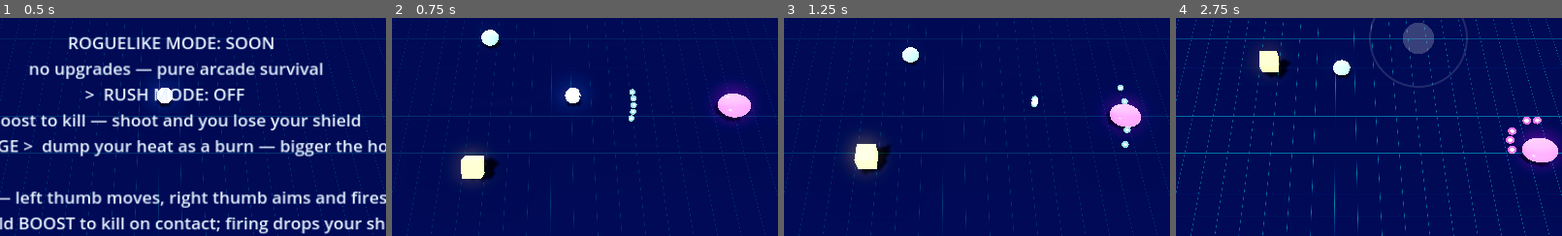
Above: before the commit, frames 1-4 (left to right).
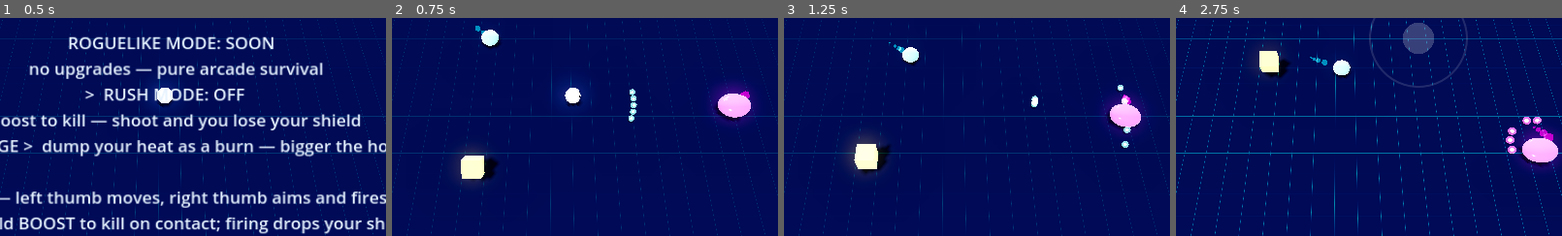
Above: after the commit, the same moments.

Repository: mbace1/toko-drop-godot
Game: Godot game, scene res://scenes/main.tscn
Two runs of this game, one before a commit and one after it. Both use one fixed random seed, a clock stepped at 60 frames per second and the inputs below.
Inputs (mouse positions are % of the whole screen's width and height, from its top left):
- Up to frame 1 (0.5 s): no input
- Up to frame 2 (0.75 s): tap Enter at 0.5 s; move the mouse to (72, 45) at 0.52 s; press the mouse at (72, 45) at 0.53 s; hold D (move_right) from 0.53 s (still down)
- Up to frame 3 (1.25 s): keep holding D (move_right)
- Up to frame 4 (2.75 s): release D (move_right) at 1.25 s; release the mouse at (72, 45) at 1.25 s; drag from (30, 55) to (45, 70) at 1.27 s; move the mouse to (60, 28) at 2.02 s; press the mouse at (60, 28) at 2.03 s; hold D (move_right) from 2.03 s (still down)
The pictures show only the part of the screen within x 29-79%, y 23-73%; the shares and areas given below are measured in that part.

Frame 1 is identical in both runs. In frame 2, 0.1% of the frame differs, in the area x 21-93%, y 3-39%; in frame 3, 0.1%; in frame 4, 0.2%, in the area x 34-98%, y 17-57%.

Commit message:
Parity: motion trails, poison ground, SLUDGE_CUBE and SPLITTA
Motion trails were the biggest remaining gap the side-by-side found, and they
are a readability feature rather than decoration: they are most of why the
browser swarm reads as FLOWING instead of as a set of independently
teleporting dots. Ported from main.js's TrailPool as one MultiMesh for the
whole swarm — cadence and size per species from enemy.js's TRAIL_CFG, and a
species absent from that table leaves none. Ghosts spawn one body-radius
BEHIND the mover along its velocity (main.js v100); at the body's own
position they are simply hidden inside it. Velocity is measured rather than
declared, because every species moves itself differently and none of them
report one.

Two wave-3 species, both of which needed new machinery:

SLUDGE_CUBE lays a poison patch every 0.5s that lives 8 seconds. That gap is
the whole species: a dead SLUDGE is still shaping where you can stand long
after it is gone. PoisonField is its own node rather than living inside the
enemy for exactly that reason, and it owns one shared damage tick so standing
in three overlapping patches is a bad place to stand, not instant death.

SPLITTA's death is a spawn — three GLOBBOs, per enemy.js's _childType /
_childCount. It visibly CARRIES two child domes beforehand (PORT_BRIEF Part
2), so the rule is learnable by looking rather than by dying to it, and the
children join the LIVE list so a wave is not clear until they are handled.
The child-spawning path is shared, which makes REDD_CUBE and PURP_CUBE cheap.

One thing only the capture caught: poison patches were additive, and since
SLUDGE lays one every half second while walking, they compounded into a
blown-out white blob that read as an explosion. Mixed and dimmed, they now
read as what they are — a visible path of fouled ground behind the thing.

Smoke test 136 -> 155 checks; boots clean.

Co-Authored-By: Claude Sonnet 5 <noreply@anthropic.com>
Claude-Session: https://claude.ai/code/session_01YVYCthnnpMWQ6WawyhARue

Diff:
--- a/scripts/enemy.gd
+++ b/scripts/enemy.gd
@@ -31,6 +31,14 @@
 var speed := 2.5
 var color := Color(0.0, 0.8, 0.67)
 
+## Per-species motion-trail signature, from enemy.js's TRAIL_CFG (v36):
+## interval is the cadence, size multiplies the body radius. Dangerous or fast
+## species leave bolder streaks; a species absent from that table leaves none,
+## which is why `trail_interval` defaults to 0.
+var trail_interval := 0.0
+var trail_size := 0.45
+
+var trails: TrailPool       # set by WaveDirector; may be null
 var target: Node3D          # the player — chasers steer toward this
 var bullets: BulletPool     # set by WaveDirector; null for melee-only types
 var half_x := 9.0
@@ -57,6 +65,9 @@
 ## 1.0 dithers pixels away and speckles the body with visible static. Alpha is
 ## only for bodies on their way OUT (the death pop, the i-frame flicker).
 var _base_alpha := 1.0
+var _trail_t := 0.0
+var _vel := Vector2.ZERO     # measured, not declared — every species moves itself
+var _prev_pos := Vector2.ZERO
 var _t := 0.0                # free-running clock, also drives the gel ripple
 var _fire_t := 0.0           # counts UP toward fire_interval (enemy.js `_t`)
 var _telegraph_t := 0.0      # counts DOWN through the wind-up
@@ -171,6 +182,7 @@
 ## telegraph inflate) to mesh.scale.
 func _update_common(delta: float) -> void:
 	_t += delta
+	_emit_trail(delta)
 	if _hit_wobble > 0.0:
 		_hit_wobble = maxf(0.0, _hit_wobble - HIT_WOBBLE_DECAY * delta)
 
@@ -185,6 +197,32 @@
 
 	mat.set_shader_parameter("wobble_time", _t)
 	mat.set_shader_parameter("hit_wobble", _hit_wobble)
+
+## Measures this body's own velocity and drops a ghost behind it on the
+## species' cadence. Velocity is measured rather than declared because every
+## species moves itself differently (flops, pounces, spirals) and none of them
+## report a velocity.
+##
+## The ghost spawns ONE BODY-RADIUS BEHIND the mover (main.js v100) — at the
+## body's own position it is simply hidden inside it.
+func _emit_trail(delta: float) -> void:
+	var here := Vector2(position.x, position.z)
+	if delta > 0.0:
+		_vel = (here - _prev_pos) / delta
+	_prev_pos = here
+
+	if trails == null or trail_interval <= 0.0 or not alive:
+		return
+	_trail_t -= delta
+	if _trail_t > 0.0:
+		return
+	_trail_t = trail_interval
+	var speed_now := _vel.length()
+	if speed_now < 0.05:
+		return                      # a body standing still leaves no streak
+	var back := _vel / speed_now * radius * 1.1
+	trails.spawn(position.x - back.x, radius * 0.9, position.z - back.y,
+		color, radius * trail_size)
 
 ## Shared "hold your ground at arm's length" motion for the HOLDER archetype
 ## (TUNING.movement.roles.HOLDER). Closes when further than want+band, backs
--- a/scripts/fanner.gd
+++ b/scripts/fanner.gd
@@ -35,6 +35,8 @@
 	setup(Color(1.0, 0.0, 0.667), 0.75, 1.4, 3, false)
 	bullet_color = Color(1.0, 0.4, 0.8)
 	fire_interval = 1.5
+	trail_interval = 0.09   # enemy.js TRAIL_CFG
+	trail_size = 0.45
 	revenge_dialect = Revenge.FAN     # TUNING.revenge.byType: FANNER -> FAN
 	_strafe_dir = 1.0 if randf() < 0.5 else -1.0
 	_strafe_timer = 2.5 + randf()
--- a/scripts/globbo.gd
+++ b/scripts/globbo.gd
@@ -39,6 +39,8 @@
 
 func init() -> void:
 	setup(Color(0.0, 0.8, 0.667), 0.55, 2.8, 1, false)
+	trail_interval = 0.08   # enemy.js TRAIL_CFG
+	trail_size = 0.45
 	_phase = randf() * TAU
 	_pounce_t = 1.6 + randf() * 1.4
 
--- a/scripts/main.gd
+++ b/scripts/main.gd
@@ -51,6 +51,8 @@
 
 var player: Player
 var bullets: BulletPool
+var trails: TrailPool
+var poison: PoisonField
 var waves: WaveDirector
 var input_mgr: InputManager
 var camera: Camera3D
@@ -79,6 +81,14 @@
 	add_child(bullets)
 	bullets.build()
 
+	trails = TrailPool.new()
+	add_child(trails)
+	trails.build()
+
+	poison = PoisonField.new()
+	add_child(poison)
+	poison.build()
+
 	var enemies_root := Node3D.new()
 	enemies_root.name = "Enemies"
 	add_child(enemies_root)
@@ -89,6 +99,8 @@
 	waves.half_z = HALF_Z
 	waves.target = player
 	waves.bullets = bullets
+	waves.trails = trails
+	waves.poison = poison
 	waves.enemies_root = enemies_root
 	waves.wave_cleared.connect(_on_wave_cleared)
 
@@ -367,6 +379,12 @@
 
 	player.update(delta, move, aim, bullets, HALF_X, HALF_Z)
 	bullets.update(delta, maxf(HALF_X, HALF_Z))
+	trails.update(delta)
+	poison.update(delta)
+	# Standing in sludge costs you, long after the body that laid it died.
+	if player.alive and not player.invincible \
+			and poison.damages_at(player.position.x, player.position.z):
+		_damage_player()
 	waves.update(delta)
 
 	# Player bullets vs. enemies.
@@ -475,6 +493,8 @@
 	player.reset()
 	waves.clear()
 	bullets.clear()
+	trails.clear()
+	poison.clear()
 	waves.start_wave()
 	_msg_label.hide()
 
--- /dev/null
+++ b/scripts/poison_field.gd
@@ -0,0 +1,131 @@
+## poison_field.gd — the lingering patches SLUDGE_CUBE leaves behind.
+##
+## The browser build draws these as flat additive decals that fade over their
+## life (`TUNING.fx.poisonLife` 8s). Same idea here: one MultiMesh of flat
+## discs just above the floor, so a whole floor's worth of patches costs one
+## draw call.
+##
+## They are a GAMEPLAY object, not decoration — `damages_at()` is what makes
+## a dead SLUDGE still shape where you can stand. Kept as its own node rather
+## than living inside SludgeCube so the patches outlive the body that made
+## them, which is the entire point of an 8-second life on a 2-HP enemy.
+class_name PoisonField
+extends Node3D
+
+const LIFE := 8.0               # TUNING.fx.poisonLife
+const POOL_SIZE := 64
+const TICK := 0.6               # seconds between damage ticks on one player
+
+var _x := PackedFloat32Array()
+var _z := PackedFloat32Array()
+var _r := PackedFloat32Array()
+var _life := PackedFloat32Array()
+var _count := 0
+var _mm: MultiMeshInstance3D
+var _built := false
+var _tick_t := 0.0
+
+func _ready() -> void:
+	build()
+
+func build() -> void:
+	if _built:
+		return
+	_built = true
+	_x.resize(POOL_SIZE); _z.resize(POOL_SIZE)
+	_r.resize(POOL_SIZE); _life.resize(POOL_SIZE)
+
+	var m := CylinderMesh.new()
+	m.top_radius = 1.0
+	m.bottom_radius = 1.0
+	m.height = 0.02
+	m.radial_segments = 16
+
+	var mat := StandardMaterial3D.new()
+	mat.shading_mode = BaseMaterial3D.SHADING_MODE_UNSHADED
+	mat.transparency = BaseMaterial3D.TRANSPARENCY_ALPHA
+	# MIX, not ADD. SLUDGE lays a patch every 0.5s while it walks, so patches
+	# overlap constantly; additively they compounded into one blown-out white
+	# blob that read as an explosion rather than as ground you should avoid.
+	mat.blend_mode = BaseMaterial3D.BLEND_MODE_MIX
+	mat.vertex_color_use_as_albedo = true
+	mat.albedo_color = Color(1, 1, 1, 1.0)
+
+	var mm := MultiMesh.new()
+	mm.transform_format = MultiMesh.TRANSFORM_3D
+	mm.use_colors = true
+	mm.instance_count = POOL_SIZE
+	mm.visible_instance_count = 0
+	mm.mesh = m
+
+	_mm = MultiMeshInstance3D.new()
+	_mm.multimesh = mm
+	_mm.material_override = mat
+	_mm.cast_shadow = GeometryInstance3D.SHADOW_CASTING_SETTING_OFF
+	_mm.gi_mode = GeometryInstance3D.GI_MODE_DISABLED
+	add_child(_mm)
+
+func add(x: float, z: float, r: float) -> void:
+	var i := _count
+	if _count < POOL_SIZE:
+		_count += 1
+	else:
+		var worst := 0
+		var worst_life := INF
+		for k in POOL_SIZE:
+			if _life[k] < worst_life:
+				worst_life = _life[k]
+				worst = k
+		i = worst
+	_x[i] = x; _z[i] = z; _r[i] = r
+	_life[i] = LIFE
+
+func update(delta: float) -> void:
+	if not _built:
+		return
+	if _tick_t > 0.0:
+		_tick_t -= delta
+	var n := 0
+	for i in _count:
+		if _life[i] <= 0.0:
+			continue
+		_life[i] -= delta
+		if _life[i] <= 0.0:
+			continue
+		var f: float = _life[i] / LIFE
+		var xf := Transform3D(
+			Basis().scaled(Vector3(_r[i], 1.0, _r[i])),
+			Vector3(_x[i], 0.03, _z[i]))
+		_mm.multimesh.set_instance_transform(n, xf)
+		# Sickly green, fading as the patch dies. Alpha stays low so a stack of
+		# patches darkens the floor rather than erasing it.
+		_mm.multimesh.set_instance_color(n, Color(0.40, 0.80, 0.10, f * 0.34))
+		n += 1
+	_mm.multimesh.visible_instance_count = n
+	if n == 0:
+		_count = 0
+
+## True if the point is standing in poison AND this field is due a tick. The
+## cooldown lives here rather than on the player so that standing in three
+## overlapping patches is not three times the damage — it is a bad place to
+## stand, not an instant death.
+func damages_at(x: float, z: float) -> bool:
+	if _tick_t > 0.0:
+		return false
+	for i in _count:
+		if _life[i] <= 0.0:
+			continue
+		var dx := x - _x[i]
+		var dz := z - _z[i]
+		if dx * dx + dz * dz < _r[i] * _r[i]:
+			_tick_t = TICK
+			return true
+	return false
+
+func clear() -> void:
+	for i in POOL_SIZE:
+		_life[i] = 0.0
+	_count = 0
+	_tick_t = 0.0
+	if _built:
+		_mm.multimesh.visible_instance_count = 0
--- /dev/null
+++ b/scripts/sludge_cube.gd
@@ -0,0 +1,37 @@
+## sludge_cube.gd
+##
+## SLUDGE CUBE — the slow one that makes the floor worse. It ploughs rather
+## than dodges (MASS in TUNING.movement.byType) and leaves a poison patch
+## behind it that lingers long after the body has gone.
+##
+## Stats from enemy.js's CFG table (line 494):
+##   color 0xaaee00, radius 0.65, speed 0.75, hp 2
+##
+## Cadence from TUNING.fx: `poisonInterval` 0.5, `poisonLife` 8. That eight
+## seconds is the point — the patch outlives the enemy by a long way, so a
+## SLUDGE that is already dead is still shaping where you can go.
+class_name SludgeCube
+extends YelaCube
+
+const POISON_INTERVAL := 0.5    # TUNING.fx.poisonInterval
+const POISON_RADIUS := 1.15
+
+var poison: PoisonField         # set by WaveDirector
+var _poison_t := 0.0
+
+func init() -> void:
+	setup(Color(0.667, 0.933, 0.0), 0.65, 0.75, 2, true)
+	trail_interval = 0.0        # not in TRAIL_CFG — it is slow, and it leaves a patch instead
+	revenge_dialect = Revenge.RING
+	_pick_dir()
+
+func update(delta: float) -> void:
+	super.update(delta)
+	if not alive:
+		return
+	if poison == null:
+		return
+	_poison_t -= delta
+	if _poison_t <= 0.0:
+		_poison_t = POISON_INTERVAL
+		poison.add(position.x, position.z, POISON_RADIUS)
--- a/scripts/spittor.gd
+++ b/scripts/spittor.gd
@@ -29,6 +29,8 @@
 	setup(Color(1.0, 0.333, 0.2), 0.9, 1.6, 3, false)
 	bullet_color = Color(1.0, 0.467, 0.333)
 	fire_interval = 2.2
+	trail_interval = 0.11   # enemy.js TRAIL_CFG (mostly stationary, so sparse)
+	trail_size = 0.40
 	revenge_dialect = Revenge.AIMED   # TUNING.revenge.byType: SPITTOR -> AIMED
 	# Longer in Z — the snout (TUNING.blob.shapes.SPITTOR {x:1.02,y:0.78,z:1.26}).
 	base_shape = Vector3(1.02, 0.78, 1.26)
--- /dev/null
+++ b/scripts/splitta.gd
@@ -0,0 +1,78 @@
+## splitta.gd
+##
+## SPLITTA — a big slow blob that is really three small fast ones. Killing it
+## does not clear the space it occupied; it fills it.
+##
+## Stats from enemy.js's CFG table (line 490):
+##   color 0x88ff22, radius 1.1, speed 1.0, hp 5
+##
+## Movement is the SCHOOL archetype's simple approach (enemy.js's SPLITTA case
+## just closes on the player and stops at 1.2). The interest is entirely in the
+## death: `_childType = GLOBBO`, `_childCount = 3` — *"always splits into 3
+## small blobs (v99)"*.
+##
+## TOKO_DROP_PORT_BRIEF.md Part 2 asks for the split to be **visible before it
+## happens**: "two child dome meshes (same material) embedded at (±0.6, 0.42,
+## 0.15) local, scale 0.42". A body that suddenly becomes three bodies with no
+## warning is a rule you learn by dying to it; carrying the children where you
+## can see them makes it a rule you learn by looking.
+class_name Splitta
+extends Enemy
+
+const CHILD_COUNT := 3        # enemy.js: "always splits into 3 small blobs"
+const STOP_DIST := 1.2
+const CHILD_SCATTER := 1.5    # how far the children are thrown on the split
+
+## Read by WaveDirector after this body dies, so it can place the children.
+var wants_children := false
+
+func init() -> void:
+	setup(Color(0.533, 1.0, 0.133), 1.1, 1.0, 5, false)
+	trail_interval = 0.07     # enemy.js TRAIL_CFG
+	trail_size = 0.60
+	revenge_dialect = Revenge.RING
+	_add_child_domes()
+
+## The tell: two smaller domes riding on the body, in the same material, so the
+## split reads before it happens.
+func _add_child_domes() -> void:
+	for side in [-1.0, 1.0]:
+		var sm := SphereMesh.new()
+		sm.radius = radius
+		sm.height = radius * 2.0
+		sm.radial_segments = 16
+		sm.rings = 10
+		var mi := MeshInstance3D.new()
+		mi.mesh = sm
+		mi.material_override = mat        # shares the parent's gel material
+		mi.scale = Vector3.ONE * 0.42
+		mi.position = Vector3(side * 0.6, 0.42, 0.15)
+		mesh.add_child(mi)
+
+func update(delta: float) -> void:
+	_update_common(delta)
+	if not alive or target == null:
+		return
+	var dx := target.position.x - position.x
+	var dz := target.position.z - position.z
+	var dist := Vector2(dx, dz).length()
+	if dist > STOP_DIST:
+		position.x += (dx / dist) * speed * delta
+		position.z += (dz / dist) * speed * delta
+		_clamp_to_arena()
+
+func die() -> void:
+	wants_children = true
+	super.die()
+
+## Where the three children should land, spread around where the parent fell.
+func child_positions() -> Array[Vector3]:
+	var out: Array[Vector3] = []
+	var a0 := randf() * TAU
+	for i in CHILD_COUNT:
+		var a := a0 + (float(i) / float(CHILD_COUNT)) * TAU
+		out.append(Vector3(
+			position.x + cos(a) * CHILD_SCATTER,
+			0.0,
+			position.z + sin(a) * CHILD_SCATTER))
+	return out
--- /dev/null
+++ b/scripts/trail_pool.gd
@@ -0,0 +1,120 @@
+## trail_pool.gd — the swarm's motion trails.
+##
+## Port of main.js's `TrailPool` (v36/v100): pooled ghost spheres dropped
+## behind every moving body, shrinking to nothing over 0.45s. Rendered as one
+## MultiMesh, the same way BulletPool draws its field, so a full swarm's worth
+## of afterimages is a single draw call.
+##
+## This is a readability feature more than a decoration. It is most of why the
+## browser swarm reads as *flowing* rather than as a set of independently
+## teleporting dots — you can see where a body has been, which is how you
+## predict where it is going.
+##
+## Two details from the source that are easy to get wrong:
+##  - the ghost spawns ONE BODY-RADIUS BEHIND the mover along its velocity
+##    (v100), because at the mover's own position it is hidden inside the body
+##  - the fade is a shrink to zero, not an alpha ramp
+class_name TrailPool
+extends Node3D
+
+const POOL_SIZE := 220
+const LIFE := 0.45
+
+var _x := PackedFloat32Array()
+var _y := PackedFloat32Array()
+var _z := PackedFloat32Array()
+var _life := PackedFloat32Array()
+var _size := PackedFloat32Array()
+var _col: Array[Color] = []
+var _live := 0
+
+var _mm: MultiMeshInstance3D
+var _built := false
+
+func _ready() -> void:
+	build()
+
+func build() -> void:
+	if _built:
+		return
+	_built = true
+
+	_x.resize(POOL_SIZE); _y.resize(POOL_SIZE); _z.resize(POOL_SIZE)
+	_life.resize(POOL_SIZE); _size.resize(POOL_SIZE)
+	_col.resize(POOL_SIZE)
+
+	# SphereGeometry(1, 5, 3) in the source — deliberately coarse; these are
+	# blurred afterimages, not bodies.
+	var m := SphereMesh.new()
+	m.radius = 1.0
+	m.height = 2.0
+	m.radial_segments = 6
+	m.rings = 3
+
+	var mat := StandardMaterial3D.new()
+	mat.shading_mode = BaseMaterial3D.SHADING_MODE_UNSHADED
+	mat.transparency = BaseMaterial3D.TRANSPARENCY_ALPHA
+	mat.blend_mode = BaseMaterial3D.BLEND_MODE_ADD
+	mat.vertex_color_use_as_albedo = true
+	mat.albedo_color = Color(1, 1, 1, 0.4)
+
+	var mm := MultiMesh.new()
+	mm.transform_format = MultiMesh.TRANSFORM_3D
+	mm.use_colors = true
+	mm.instance_count = POOL_SIZE
+	mm.visible_instance_count = 0
+	mm.mesh = m
+
+	_mm = MultiMeshInstance3D.new()
+	_mm.multimesh = mm
+	_mm.material_override = mat
+	_mm.cast_shadow = GeometryInstance3D.SHADOW_CASTING_SETTING_OFF
+	_mm.gi_mode = GeometryInstance3D.GI_MODE_DISABLED
+	add_child(_mm)
+
+## Drops one ghost. Oldest slot is reused when the pool is full, which is what
+## the source does — a trail that stops appearing under load reads as a bug.
+func spawn(x: float, y: float, z: float, color: Color, size: float) -> void:
+	var i := _live
+	if _live < POOL_SIZE:
+		_live += 1
+	else:
+		var worst := 0
+		var worst_life := INF
+		for k in POOL_SIZE:
+			if _life[k] < worst_life:
+				worst_life = _life[k]
+				worst = k
+		i = worst
+	_x[i] = x; _y[i] = y; _z[i] = z
+	_life[i] = LIFE
+	_size[i] = size
+	_col[i] = color
+
+func update(delta: float) -> void:
+	if not _built:
+		return
+	var n := 0
+	for i in _live:
+		if _life[i] <= 0.0:
+			continue
+		_life[i] -= delta
+		if _life[i] <= 0.0:
+			continue
+		# Shrink-to-zero fade, exactly as in the source.
+		var f: float = _size[i] * (_life[i] / LIFE)
+		var xf := Transform3D(Basis().scaled(Vector3(f, f, f)), Vector3(_x[i], _y[i], _z[i]))
+		_mm.multimesh.set_instance_transform(n, xf)
+		_mm.multimesh.set_instance_color(n, _col[i])
+		n += 1
+	_mm.multimesh.visible_instance_count = n
+	# Compact once everything has expired, so `_live` cannot creep upward.
+	if n == 0:
+		_live = 0
+
+func clear() -> void:
+	for i in POOL_SIZE:
+		_life[i] = 0.0
+	_live = 0
+	if _built:
+		_mm.multimesh.visible_instance_count = 0
--- a/scripts/wave_director.gd
+++ b/scripts/wave_director.gd
@@ -32,6 +32,8 @@
 	"FANNER":      [1, 2, true],
 	"ORANGE_CUBE": [2, 2, true],
 	"WEEVA":       [2, 3, true],
+	"SLUDGE_CUBE": [3, 2, false],
+	"SPLITTA":     [3, 3, false],
 }
 
 # tuning.js waves.scale.budget
@@ -75,6 +77,8 @@
 var half_z := 9.0
 var target: Node3D
 var bullets: BulletPool
+var trails: TrailPool
+var poison: PoisonField
 var enemies_root: Node3D
 var enemies: Array[Enemy] = []
 ## Bodies mid-death-pop. They are out of `enemies` (so they cannot be shot
@@ -157,6 +161,9 @@
 		e.half_z = half_z
 		e.target = target
 		e.bullets = bullets
+		e.trails = trails
+		if e is SludgeCube:
+			(e as SludgeCube).poison = poison
 		e.init()
 		enemies.append(e)
 
@@ -168,6 +175,8 @@
 		"FANNER":      return Fanner.new()
 		"ORANGE_CUBE": return OrangeCube.new()
 		"WEEVA":       return Weeva.new()
+		"SLUDGE_CUBE": return SludgeCube.new()
+		"SPLITTA":     return Splitta.new()
 	push_error("WaveDirector: unknown enemy '%s'" % name)
 	return Globbo.new()
 
@@ -178,10 +187,13 @@
 			enemies.remove_at(i)
 			continue
 		if not e.alive:
-			# Just died: fire its revenge, then move it to the corpse list so
-			# the pop plays out without blocking the wave clear.
+			# Just died: fire its revenge, hand over any children it was
+			# carrying, then move it to the corpse list so the pop plays out
+			# without blocking the wave clear.
 			enemies.remove_at(i)
 			_fire_revenge(e)
+			if e is Splitta and (e as Splitta).wants_children:
+				_split(e as Splitta)
 			corpses.append(e)
 			continue
 		e.update(delta)
@@ -197,6 +209,25 @@
 
 	if enemies.is_empty() and wave > 0:
 		wave_cleared.emit(wave)
+
+## SPLITTA's death is a spawn. The children are added to the LIVE list, so a
+## wave is not clear until they are dealt with too — which is the whole reason
+## the species is worth 3 budget rather than 1.
+func _split(parent: Splitta) -> void:
+	parent.wants_children = false
+	for p in parent.child_positions():
+		var c := Globbo.new()
+		enemies_root.add_child(c)
+		c.position = Vector3(
+			clampf(p.x, -half_x + 1.0, half_x - 1.0), 0.0,
+			clampf(p.z, -half_z + 1.0, half_z - 1.0))
+		c.half_x = half_x
+		c.half_z = half_z
+		c.target = target
+		c.bullets = bullets
+		c.trails = trails
+		c.init()
+		enemies.append(c)
 
 ## CLOSE COMBAT: the dead shoot back (main.js onKill(), v187/v220). The volley
 ## SPEAKS THE SPECIES' LANGUAGE — a gunner's corpse spits a slow aimed burst,
--- a/scripts/weeva.gd
+++ b/scripts/weeva.gd
@@ -34,6 +34,8 @@
 	# Taller drill dome — TUNING.blob.shapes.WEEVA {x:0.98, y:1.02, z:0.98}.
 	base_shape = Vector3(0.98, 1.02, 0.98)
 	mesh.position.y = radius * base_shape.y
+	trail_interval = 0.06   # enemy.js TRAIL_CFG
+	trail_size = 0.55
 	_spiral_angle = randf() * TAU
 
 func update(delta: float) -> void:
--- a/tests/smoke.gd
+++ b/tests/smoke.gd
@@ -19,6 +19,9 @@
 	_test_fanner_fans(root)
 	_test_orange_cube(root)
 	_test_weeva(root)
+	_test_trails(root)
+	_test_poison(root)
+	_test_splitta(root)
 	_test_audio_kit(root)
 	_test_save_service(root)
 	_test_rush_rules(root)
@@ -237,6 +240,125 @@
 			all_same = false
 	_check(not all_same, "successive WEEVA shots rotate \u2014 it is a spiral, not a line")
 
+func _test_trails(root: Node3D) -> void:
+	var tp := TrailPool.new()
+	root.add_child(tp)
+	tp.build()
+
+	var target := Node3D.new()
+	root.add_child(target)
+	target.position = Vector3(9.0, 0.0, 0.0)
+
+	var e: Globbo = _place(root, Globbo.new(), Vector3.ZERO, target, null)
+	e.trails = tp
+	_check(e.trail_interval > 0.0, "GLOBBO carries a TRAIL_CFG signature")
+
+	# A body that MOVES leaves ghosts; the first frame cannot, because velocity
+	# is measured from the previous position and there is not one yet.
+	for i in 60:
+		e.update(1.0 / 60.0)
+	tp.update(0.0)
+	_check(tp._mm.multimesh.visible_instance_count > 0,
+		"a moving body lays down motion trails (%d live)" % tp._mm.multimesh.visible_instance_count)
+
+	# Ghosts spawn BEHIND the mover, never inside it (main.js v100).
+	var behind := true
+	for i in tp._live:
+		if tp._life[i] <= 0.0:
+			continue
+		var d := Vector2(tp._x[i] - e.position.x, tp._z[i] - e.position.z).length()
+		if d < 0.01:
+			behind = false
+	_check(behind, "ghosts sit behind the body, not inside it")
+
+	# And they expire.
+	for i in 60:
+		tp.update(1.0 / 60.0)
+	_check(tp._mm.multimesh.visible_instance_count == 0, "trails expire after their life")
+
+	# A species absent from TRAIL_CFG leaves nothing at all.
+	var tp2 := TrailPool.new()
+	root.add_child(tp2)
+	tp2.build()
+	var c: SludgeCube = _place(root, SludgeCube.new(), Vector3.ZERO, target, null)
+	c.trails = tp2
+	for i in 90:
+		c.update(1.0 / 60.0)
+	tp2.update(0.0)
+	_check(tp2._mm.multimesh.visible_instance_count == 0,
+		"a species with no TRAIL_CFG entry leaves no streak")
+
+func _test_poison(root: Node3D) -> void:
+	var pf := PoisonField.new()
+	root.add_child(pf)
+	pf.build()
+
+	_check(not pf.damages_at(0.0, 0.0), "clean floor does not hurt")
+	pf.add(0.0, 0.0, 1.2)
+	_check(pf.damages_at(0.0, 0.0), "standing in a patch hurts")
+	_check(not pf.damages_at(0.0, 0.0), "but only on its own tick, not every frame")
+	_check(not pf.damages_at(6.0, 6.0), "and only where the patch actually is")
+
+	# The patch OUTLIVES the body: 8s is most of the point of the species.
+	_check(is_equal_approx(PoisonField.LIFE, 8.0), "a patch lasts TUNING.fx.poisonLife")
+	for i in 60 * 9:
+		pf.update(1.0 / 60.0)
+	pf._tick_t = 0.0
+	_check(not pf.damages_at(0.0, 0.0), "and it does eventually expire")
+
+	# SLUDGE lays patches as it goes.
+	var pf2 := PoisonField.new()
+	root.add_child(pf2)
+	pf2.build()
+	var c: SludgeCube = _place(root, SludgeCube.new(), Vector3.ZERO, null, null)
+	c.poison = pf2
+	for i in 120:
+		c.update(1.0 / 60.0)
+	pf2.update(0.0)
+	_check(pf2._mm.multimesh.visible_instance_count > 0,
+		"SLUDGE_CUBE lays poison as it moves (%d patches)" % pf2._mm.multimesh.visible_instance_count)
+
+func _test_splitta(root: Node3D) -> void:
+	var target := Node3D.new()
+	root.add_child(target)
+	var enemies_root := Node3D.new()
+	root.add_child(enemies_root)
+
+	var wd := WaveDirector.new()
+	root.add_child(wd)
+	wd.half_x = 19.0
+	wd.half_z = 11.0
+	wd.target = target
+	wd.enemies_root = enemies_root
+	wd.wave = 1
+
+	var sp: Splitta = _place(root, Splitta.new(), Vector3(4.0, 0.0, 2.0), target, null)
+	_check(sp.hp == 5, "SPLITTA spawns at enemy.js's config hp:5")
+	_check(sp.mesh.get_child_count() >= 2,
+		"it visibly CARRIES its children before it splits")
+
+	wd.enemies.append(sp)
+	while sp.alive:
+		sp.take_hit(sp.hp)
+	_check(sp.wants_children, "dying flags it to split")
+
+	wd.update(1.0 / 60.0)
+	_check(wd.enemies.size() == Splitta.CHILD_COUNT,
+		"it splits into %d children (got %d)" % [Splitta.CHILD_COUNT, wd.enemies.size()])
+	var all_globbo := true
+	for c in wd.enemies:
+		if not (c is Globbo):
+			all_globbo = false
+	_check(all_globbo, "and the children are GLOBBOs, per enemy.js _childType")
+	_check(not sp.wants_children, "the flag is consumed, so it cannot split twice")
+
+	# Children land inside the arena, not through the wall.
+	var inside := true
+	for c in wd.enemies:
+		if absf(c.position.x) > wd.half_x or absf(c.position.z) > wd.half_z:
+			inside = false
+	_check(inside, "children land inside the arena")
+
 func _test_audio_kit(root: Node3D) -> void:
 	var kit := AudioKit.new()
 	root.add_child(kit)
Not shown, added: scripts/poison_field.gd.uid
Not shown, added: scripts/sludge_cube.gd.uid
Not shown, added: scripts/splitta.gd.uid
Not shown, added: scripts/trail_pool.gd.uid
